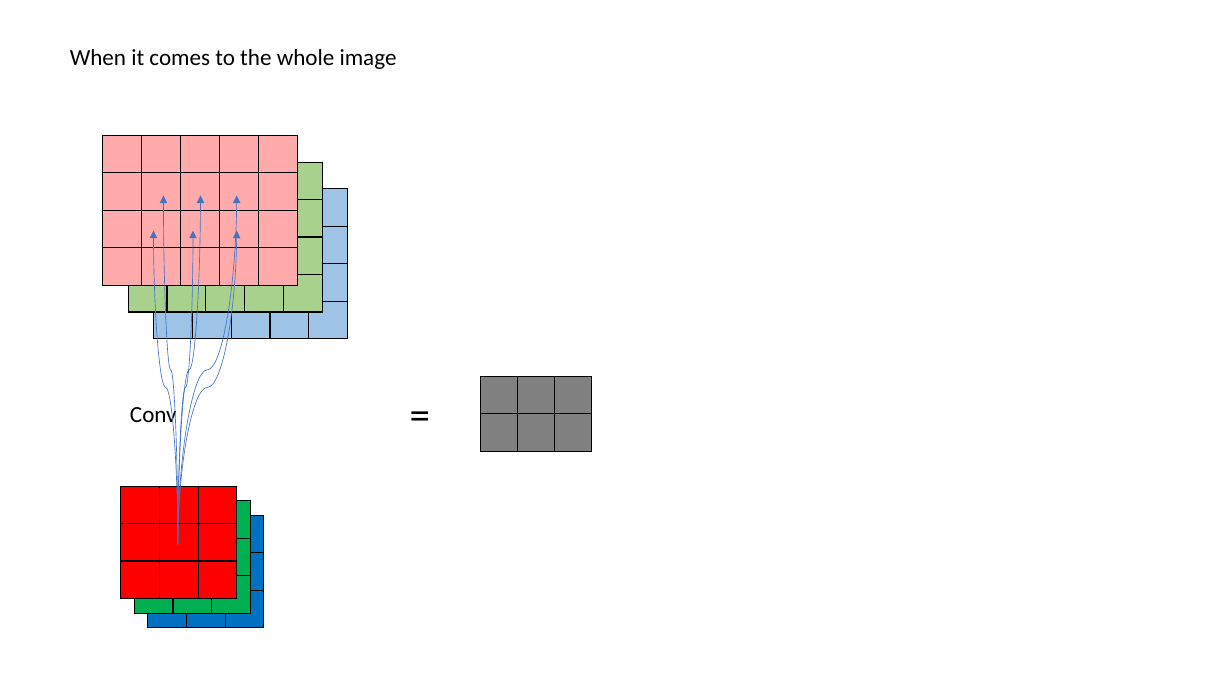
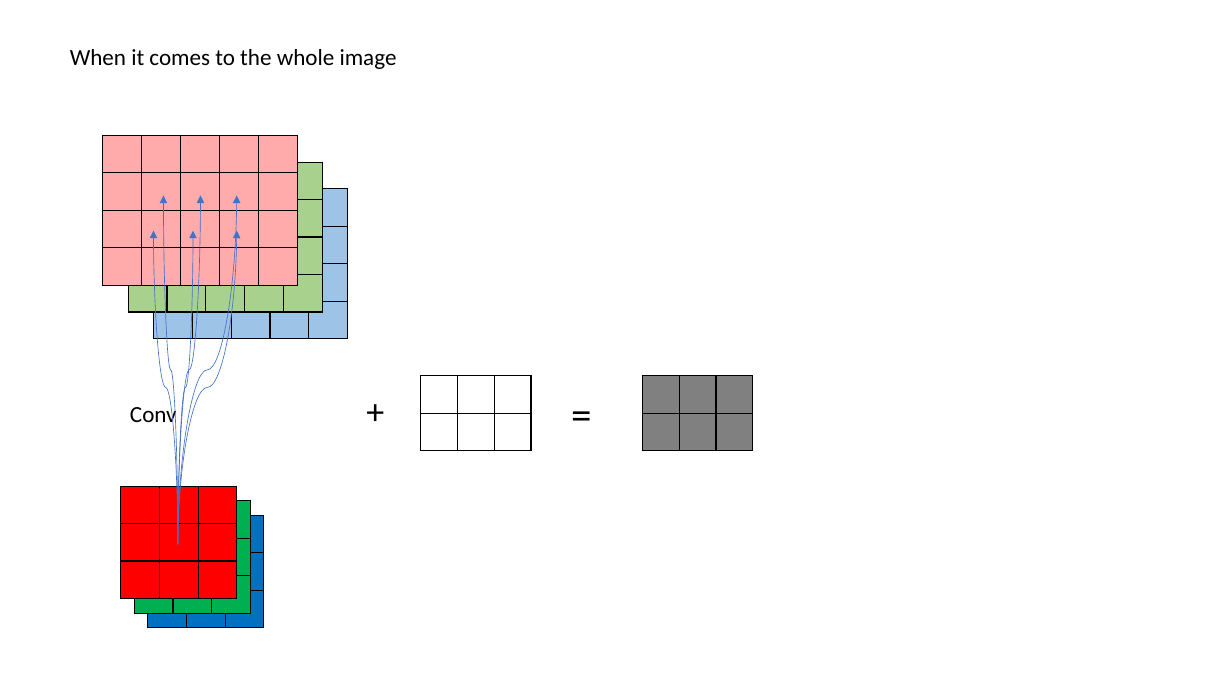
Before and after one commit to Ryanshuai/NumPy_CNN, a slide deck: slide 2 of layers/Conv/CNN.pptx. Drawn at 1232x693 pixels with LibreOffice and Linux fonts; fonts in the diff are those of the drawing. Boxes give left, top, right and bottom in pixels: in the first picture for what was removed or moved away, otherwise in the second. Text is boxed around its words. In the diff, an @@ line names an element or a change of style, - is before the commit and + after.

```diff
--- a/layers/Conv/CNN.pptx
+++ b/layers/Conv/CNN.pptx
@@ text added at [358,384,399,436], 28 pt, text #000000 @@
++
@@ table added at [421,375,531,450], 2 rows, 3 columns @@
+ |  | 
+ |  | 
@@ text "=": place and size @@
-text "=" at [401,384,534,444]
+text "=" at [562,384,695,443]
@@ table: place and size @@
-table at [481,376,592,451]
+table at [642,375,753,450]
```
Also in this commit, not shown: 5 other slides changed, 7 other files.
